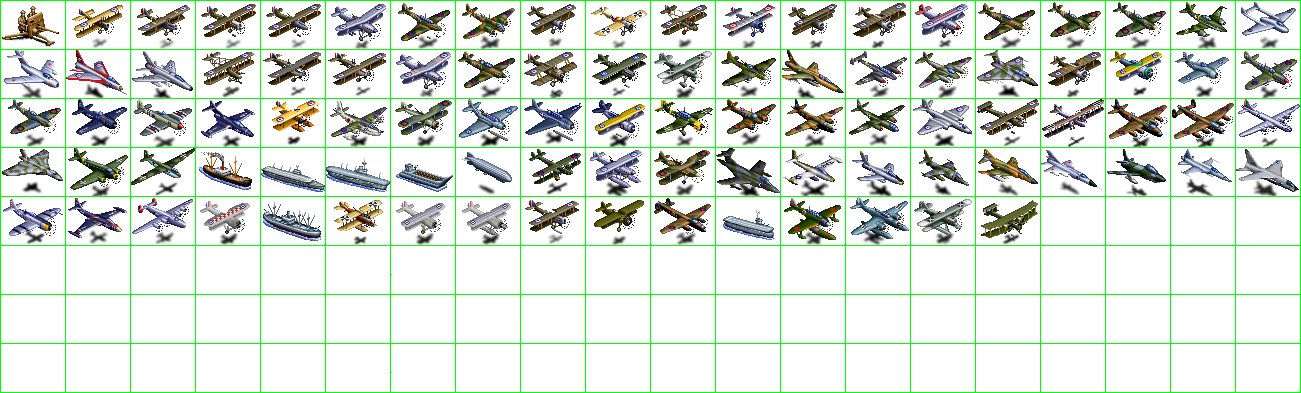
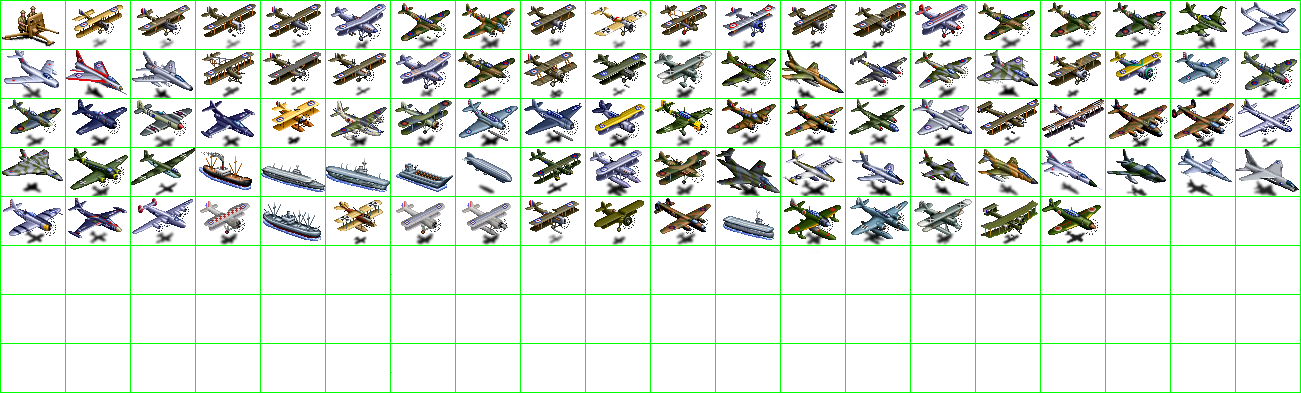
The second 1301×393 image is a revision of the first. Changes to its layers:
painted on "units" over (x1=1042, y1=198, x2=1101, y2=244)
